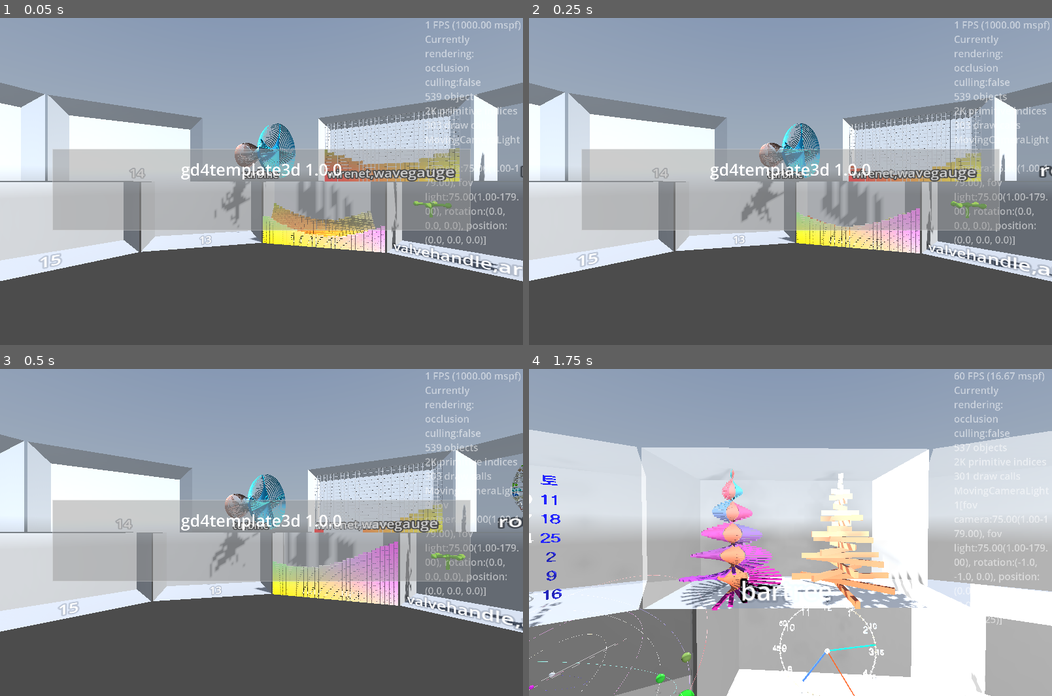
Above: before the commit, frames 1-4 (two rows, left to right).
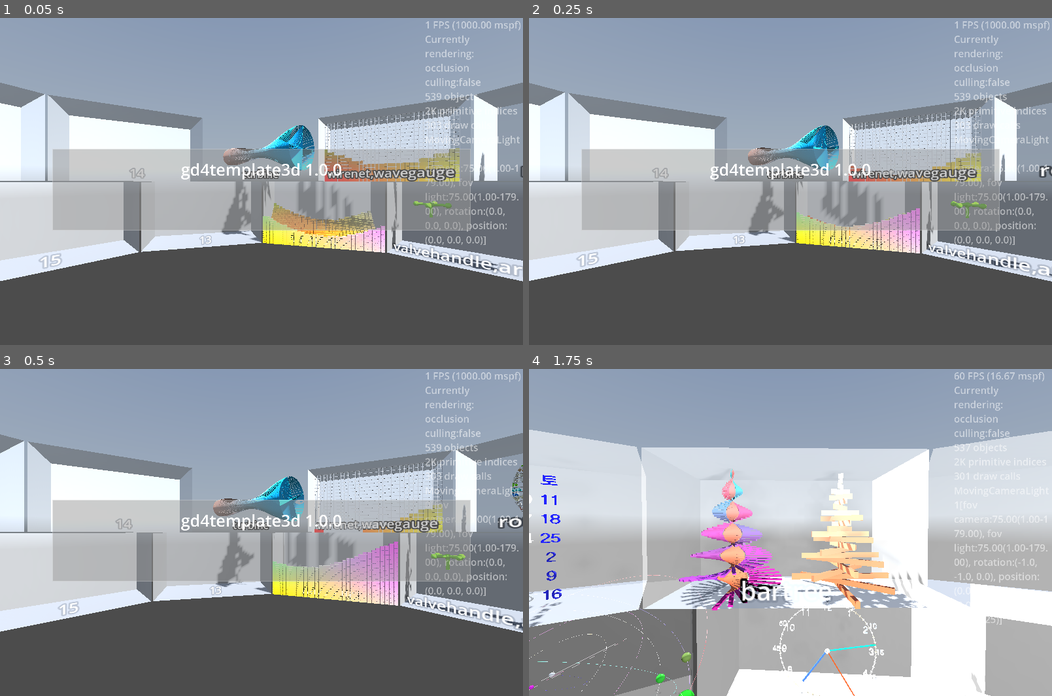
Above: after the commit, the same moments.

Repository: kasworld/gd4template3d
Game: Godot game, scene res://main.tscn
Two runs of this game, one before a commit and one after it. Both use one fixed random seed, a clock stepped at 60 frames per second and the inputs below. A sky picture missing from this copy of the repository is replaced by a grey-blue gradient.
Inputs (mouse positions are in pixels of both pictures, inside the frame that each line leads up to):
- Up to frame 1 (0.05 s): no input
- Up to frame 2 (0.25 s): no input
- Up to frame 3 (0.5 s): no input
- Up to frame 4 (1.75 s): tap Enter at 0.5 s; move the mouse to (905, 516) at 0.52 s; hold Right 0.53-1.28 s; tap Q at 0.6 s; click (905, 516) at 0.67 s; move the mouse to (685, 548) at 1.27 s; hold Down from 1.28 s (still down); tap E at 1.35 s

The runs differ from the first frame. In frame 1, 1.7% of the frame differs, in the area x 41-61%, y 32-67%; in frame 2, 1.8%, in the area x 40-60%, y 32-67%; in frame 3, 1.8%; in frame 4, nothing differs.

Commit message:
update turbine_demo

Diff:
--- a/main.gd
+++ b/main.gd
@@ -112,7 +112,7 @@
 	if labeltext != "":
 		glasscabinet.set_label_text(labeltext)
 	turbine = preload("res://turbine/turbine.tscn").instantiate(
-		).init_basic(40,WorldSize.z / 3, 2, 4).set_color_all(random_color(),random_color(),
+		).init_basic(WorldSize.x, WorldSize.z/4, 1, 4).set_color_all(random_color(),random_color(),
 		).set_transform_all(scale_cos)
 	turbine.rotation.y = PI/4
 	glasscabinet.add_child(turbine)
